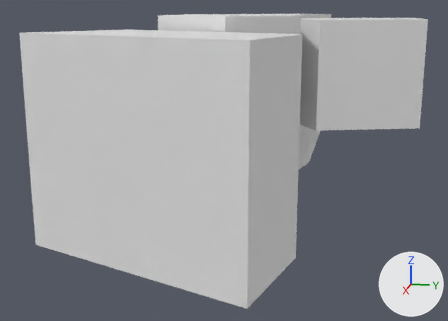
The FBX model ProjectHadal/Assets/_PROJECT/_QuickBar/Rocks.fbx as it was, and as the next commit left it.
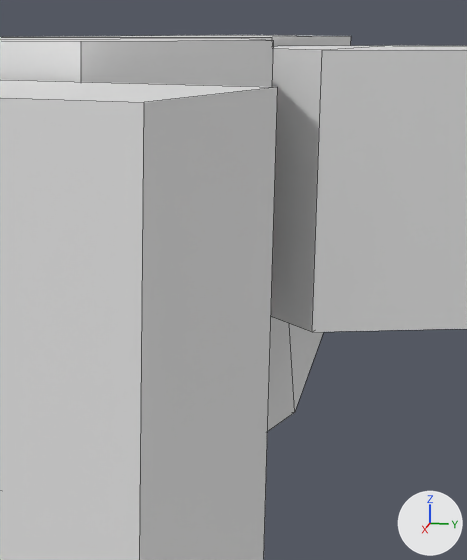
Old and new are each drawn whole from a 50 mm camera at (1605.0, 151.0, 170.0) aimed at (169.0, -136.0, -189.0) and again close up on the part from 43% to 84% of the width and 0% to 69% of the height. The lights are fixed; the arrows at lower right show +X, +Y and +Z. The close-ups show mesh edges as thin lines. Where no turn or scale is listed for an object, it has been applied to the vertices.

Names of what the first close-up shows: 'Bioluminescent Cavern', 'Crystal Cavern', 'Deep Cavern'.
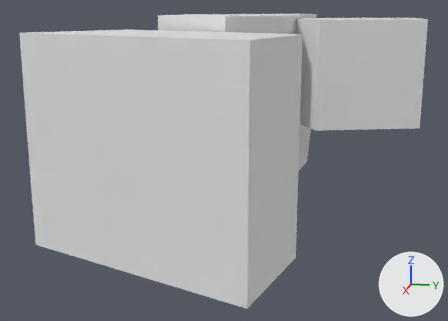
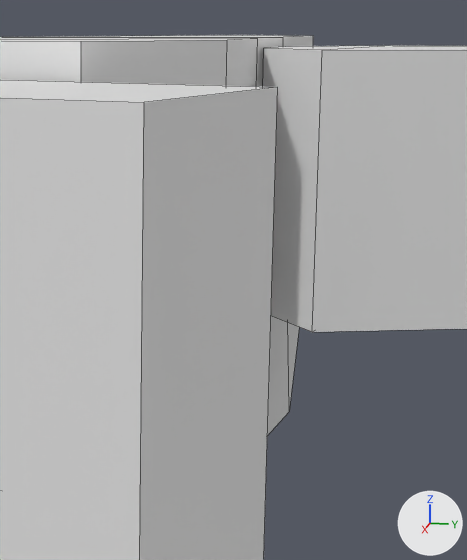
Boxes [x1, y1, x2, y2] around the edits, measured in the close-ups (467 x 560 px):
'Deep Cavern', reshaped
    before: [0, 35, 351, 432]
    after: [0, 35, 313, 436]

The change, as a list of edits to the scene's bpy script:
```text
Change me_cube_004:
    where me_cube_004.from_pydata(...)  # 16 vertices, 14 faces; spans x -96.0..513.0, y -284.0..96.0, z -264.0..154.0
    used by ob_deep_cavern; location = (-215.0, 0.0, 0.0)
    me_cube_004 part 1
    me_cube_004.vertices[2].co: (15.0, 96.0, -120.0) -> (-6.0, 54.0, -120.0)
    me_cube_004.vertices[3].co: (15.0, 96.0, 154.0) -> (-6.0, 54.0, 154.0)  # pixel (351, 36) -> pixel (313, 35)
    me_cube_004.vertices[6].co: (55.0, 50.0, -264.0) -> (53.0, 44.0, -264.0)  # pixel (294, 412) -> pixel (289, 411)
    me_cube_004.vertices[7].co: (142.0, 20.0, 154.0) -> (142.0, 31.0, 154.0)  # pixel (272, 37) -> pixel (283, 37)
    me_cube_004.vertices[10].co: (260.0, -1.0, -264.0) -> (261.0, 15.0, -264.0)
    me_cube_004.vertices[11].co: (260.0, -1.0, 154.0) -> (261.0, 15.0, 154.0)  # pixel (241, 38) -> pixel (257, 38)
    me_cube_004.vertices[14].co: (398.0, 41.0, -236.0) -> (401.0, 1.0, -236.0)
    me_cube_004.vertices[15].co: (398.0, 41.0, 154.0) -> (401.0, 1.0, 154.0)  # pixel (273, 40) -> pixel (227, 40)
```
